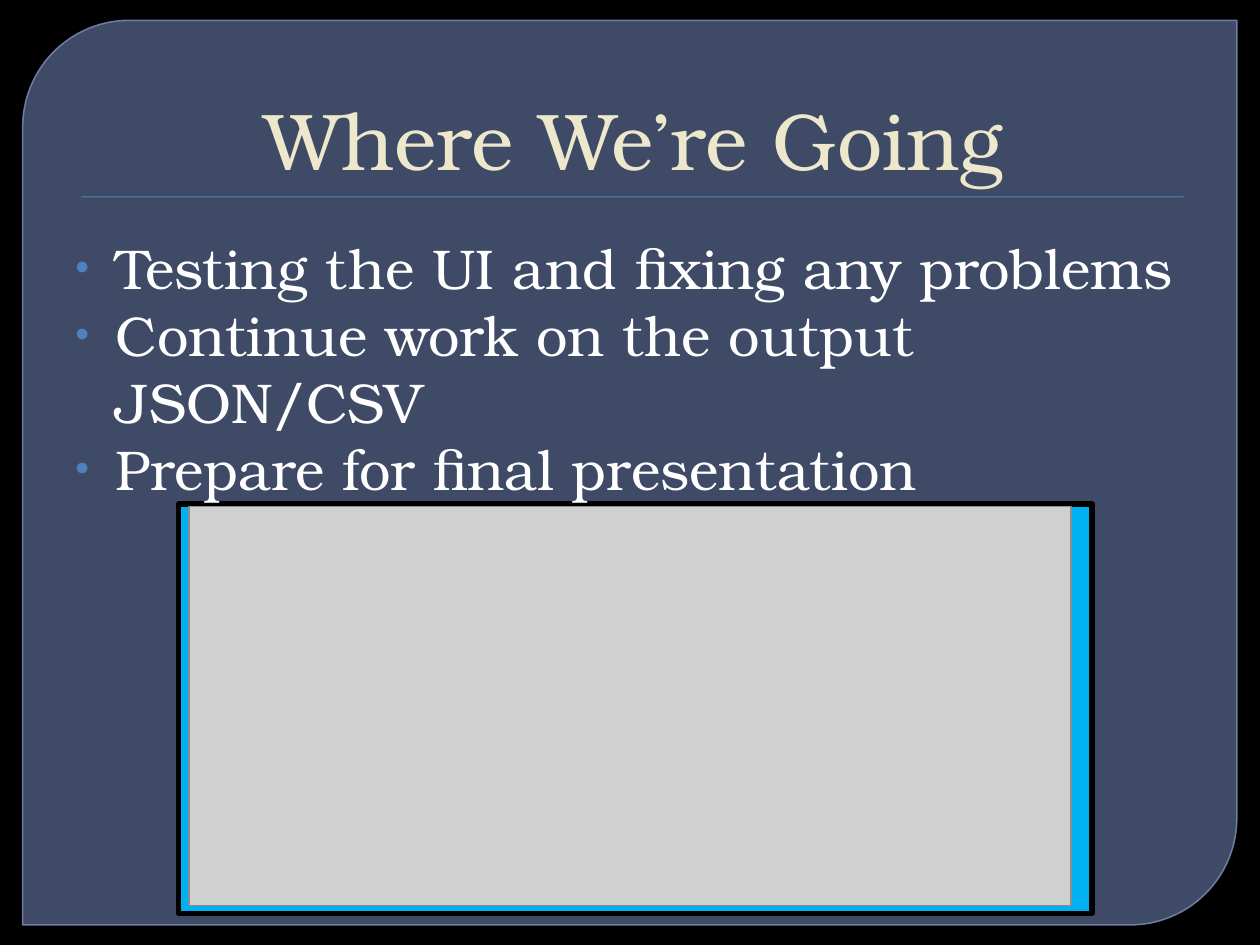
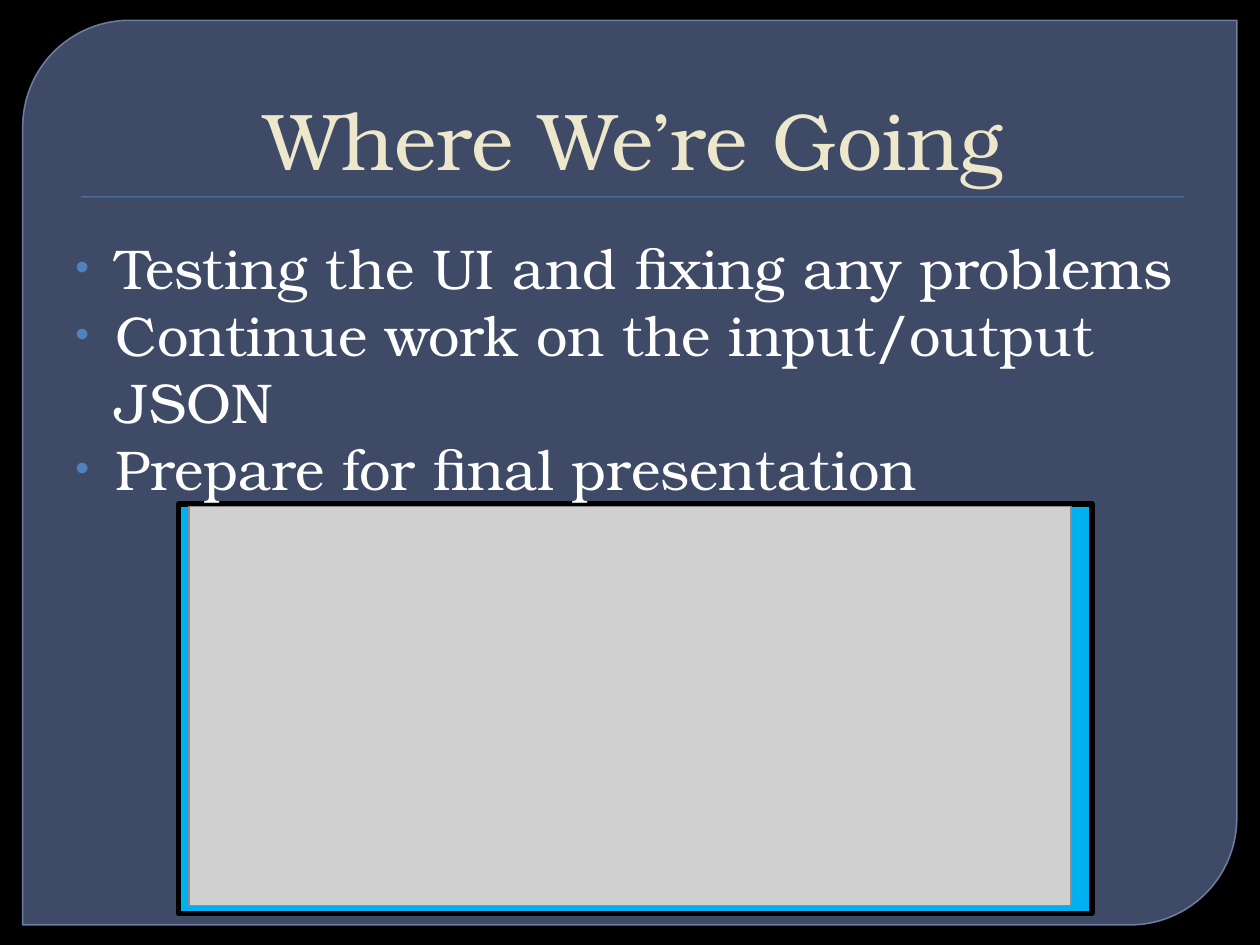
Before and after one commit to ameindygogirl/FishSeniorProject, a slide deck: slide 6 of Briefings/Briefing11.pptx (slide 4 before the commit). Drawn at 1260x945 pixels with LibreOffice and Linux fonts; fonts in the diff are those of the drawing; grey boxes stand for pictures; background and template pictures are left out. Boxes give left, top, right and bottom in pixels: in the first picture for what was removed or moved away, otherwise in the second. Text is boxed around its words. In the diff, an @@ line names an element or a change of style, - is before the commit and + after.

```diff
--- a/Briefings/Briefing11.pptx
+++ b/Briefings/Briefing11.pptx
@@ text at (x1=116, y1=316, x2=1094, y2=424): text changed @@
-• Continue work on the output JSON/CSV
+• Continue work on the input/output JSON
```
Also in this commit, not shown: 1 other slide changed, 2 slides added.
